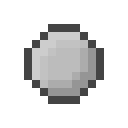
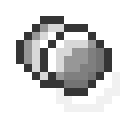
The second 128 × 128 image is a revision of the first. Changes to its layers:
hid group "Parts" (9 layers) over [16,16,112,112]
hid "body" over [24,24,104,104]
added group "Non Tinkers'" with 7 layers above "Yoyo" over [16,16,120,112]
added group "Iron Yoyo" with 2 layers in group "Non Tinkers'" over [16,16,120,112]
added layer "Side1" (1st of 4, in "Non Tinkers'" › "Iron Yoyo") in group "Iron Yoyo" over [16,16,112,96]
added layer "Chord" (1st of 4, in "Non Tinkers'" › "Iron Yoyo") in group "Iron Yoyo" over [56,72,120,112]
